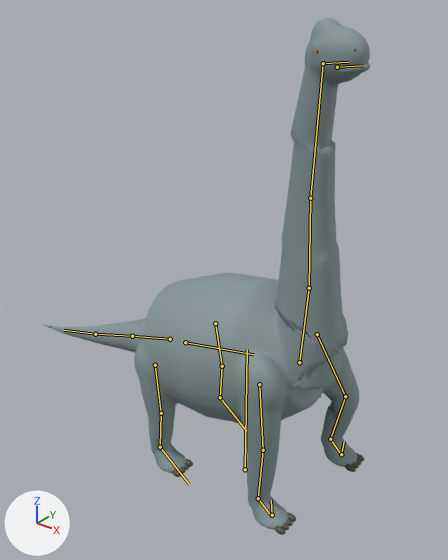
The FBX model Assets/Export/Launch06/Brachi_Quick3.fbx: old version first, new version second.
Before and after are seen from a camera (50 mm lens) standing at (8.09, -11.08, 12.78) and looking at (-1.44, 0.84, 5.39). The lights are fixed; the arrows at lower left show +X, +Y and +Z. The first picture is the older version. Both versions are drawn at frame 7 of the action 'Scene'; the numbers are the values there. The bones that change, and the others that lie on the model, are drawn over the model as lines.

Objects in the first picture: 'SK_Brachi'.
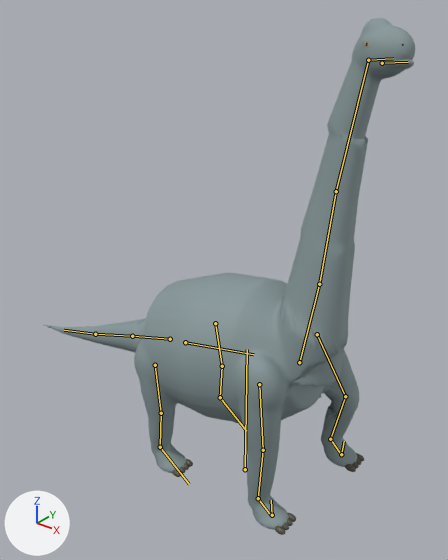
The change, as a list of edits to the scene's bpy script:
```text
Change bone_neck:
    where bone_neck = bpy.data.objects['Rig_Brachi'].pose.bones['neck']  # child of 'spine'
    bone_neck.rotation_quaternion: (0.994, 0.04, -0.076, 0.069) -> (0.99, -0.038, -0.108, 0.086)  # degrees (4, -9, 8) -> degrees (-6, -12, 11)
Change bone_neck_2:
    where bone_neck_2 = bpy.data.objects['Rig_Brachi'].pose.bones['neck_2']  # child of 'neck'
    bone_neck_2.rotation_quaternion: (0.999, 0.02, -0.03, 0.039) -> (0.998, 0.0, -0.037, 0.044)  # degrees (2, -4, 4) -> degrees (0, -4, 5)
```

Boxes (x1, y1, x2, y2) around the edits, measured in the pictures (448 x 560 px):
'SK_Brachi', posed (14% wider)
    before: (43, 18, 370, 535)
    after: (43, 18, 415, 535)
bone 'neck', root to tip
    before: (299, 362) to (309, 288)
    after: (299, 362) to (319, 284)
bone 'neck_2', root to tip
    before: (309, 288) to (310, 198)
    after: (319, 284) to (336, 191)
